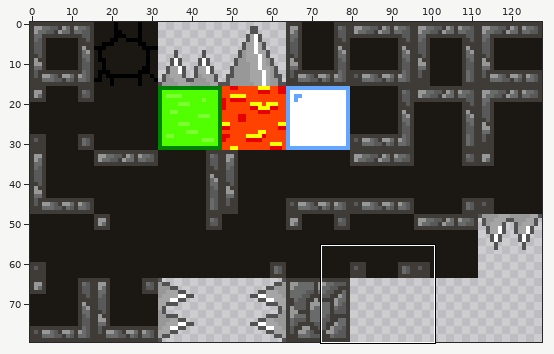
Edited in one commit: sprite sheet (assets/world2tilesheet.png). Above, an overview of the earlier version with the close-up marked.
Close-up. Old version:
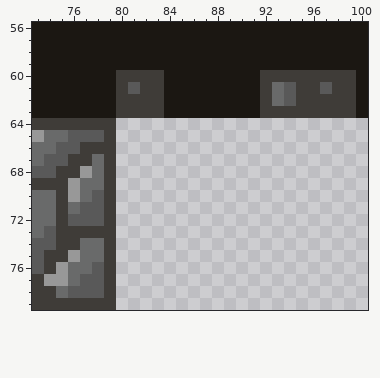
The file is 128x80 pixels. Colours within 5 levels of each other are drawn and written as one. Shown: x 73..100, y 56..79.
Now the later version:
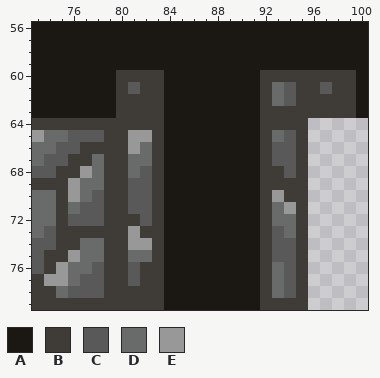
Palette (. is transparent): A #1b1712  B #3f3c38  C #595959  D #696a6a  E #989898
Change:
{"y":64,"x":80,"old":"................","new":"BBBBAAAAAAAABBBB"}
{"y":65,"x":80,"old":"................","new":"BEEBAAAAAAAABDCB"}
{"y":66,"x":80,"old":"................","new":"BEDBAAAAAAAABCCB"}
{"y":67,"x":80,"old":"................","new":"BDDBAAAAAAAABCCB"}
{"y":68,"x":80,"old":"................","new":"BDCBAAAAAAAABBCB"}
{"y":69,"x":80,"old":"................","new":"BCCBAAAAAAAABBBB"}
{"y":70,"x":80,"old":"................","new":"BCCBAAAAAAAABEBB"}
{"y":71,"x":80,"old":"................","new":"BCCBAAAAAAAABDEB"}
{"y":72,"x":80,"old":"................","new":"BBCBAAAAAAAABDDB"}
{"y":73,"x":80,"old":"................","new":"BEBBAAAAAAAABCDB"}
{"y":74,"x":80,"old":"................","new":"BEEBAAAAAAAABCCB"}
{"y":75,"x":80,"old":"................","new":"BDDBAAAAAAAABCCB"}
{"y":76,"x":80,"old":"................","new":"BCBBAAAAAAAABDCB"}
{"y":77,"x":80,"old":"................","new":"BCBBAAAAAAAABDCB"}
{"y":78,"x":80,"old":"................","new":"BBBBAAAAAAAABDCB"}
{"y":79,"x":80,"old":"................","new":"BBBBAAAAAAAABBBB"}
